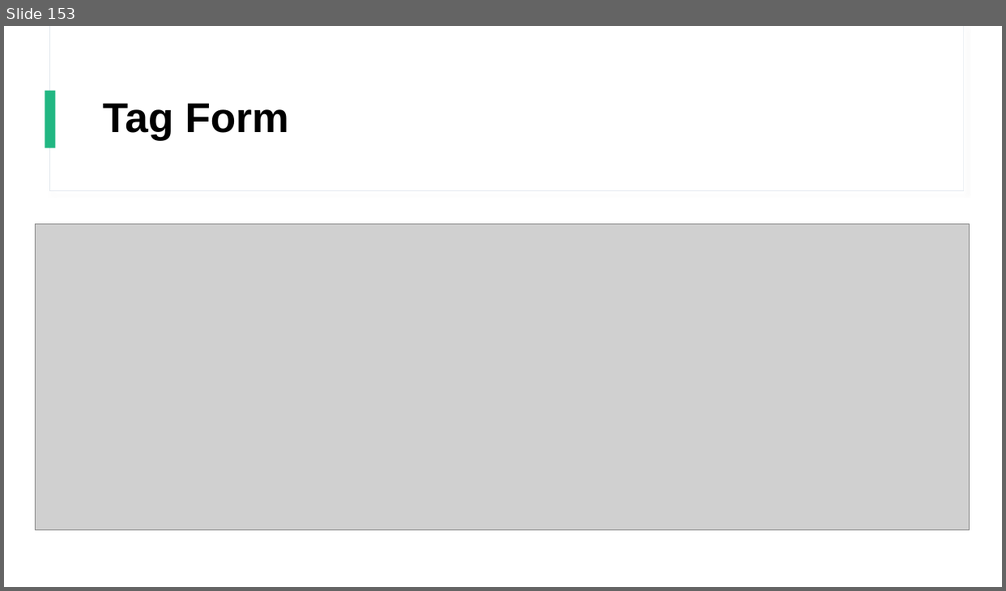
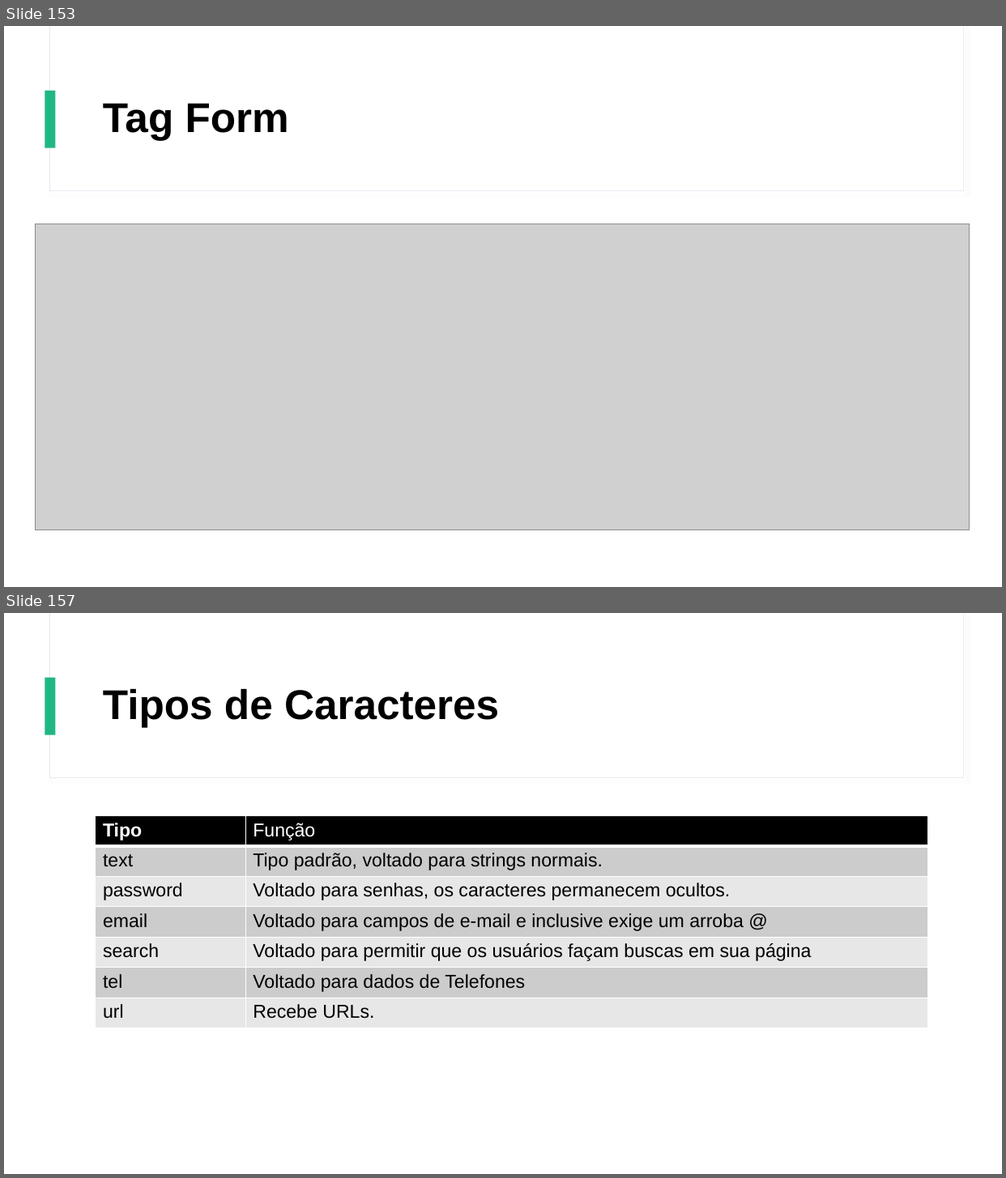
Before and after one commit to Gustavo6401/CursoHTMLCSS, a slide deck: Power Point/Curso de HTML e CSS.pptx. Shown one above the other, each under a label of ours: slide 153 before the commit, slides 153 and 157 after it; the slides between them are not shown. The pictures are 1006x591 and 1006x1178 pixels, drawn with LibreOffice and Linux fonts; fonts in the diff are those of the drawing; grey boxes stand for pictures. Boxes give left, top, right and bottom in pixels: in the first picture for what was removed or moved away, otherwise in the second. Text is boxed around its words. In the diff, an @@ line names an element or a change of style, - is before the commit and + after.

```diff
--- a/Power Point/Curso de HTML e CSS.pptx
+++ b/Power Point/Curso de HTML e CSS.pptx
@@ slide 157 added at box(4, 613, 1002, 1174), background #FFFFFF; not listed: 3 template elements that a slide beside it also shows @@
@@ title added at box(103, 688, 499, 727), 40 pt, text #000000, bold @@
+Tipos de Caracteres
@@ table added at box(96, 815, 928, 1029), 7 rows, 2 columns @@
+Tipo | Função
+text | Tipo padrão, voltado para strings normais.
+password | Voltado para senhas, os caracteres permanecem ocultos.
+email | Voltado para campos de e-mail e inclusive exige um arroba @
+search | Voltado para permitir que os usuários façam buscas em sua página
+tel | Voltado para dados de Telefones
+url | Recebe URLs.
```
Also in this commit, not shown: 8 other slides added, 5 other files.
